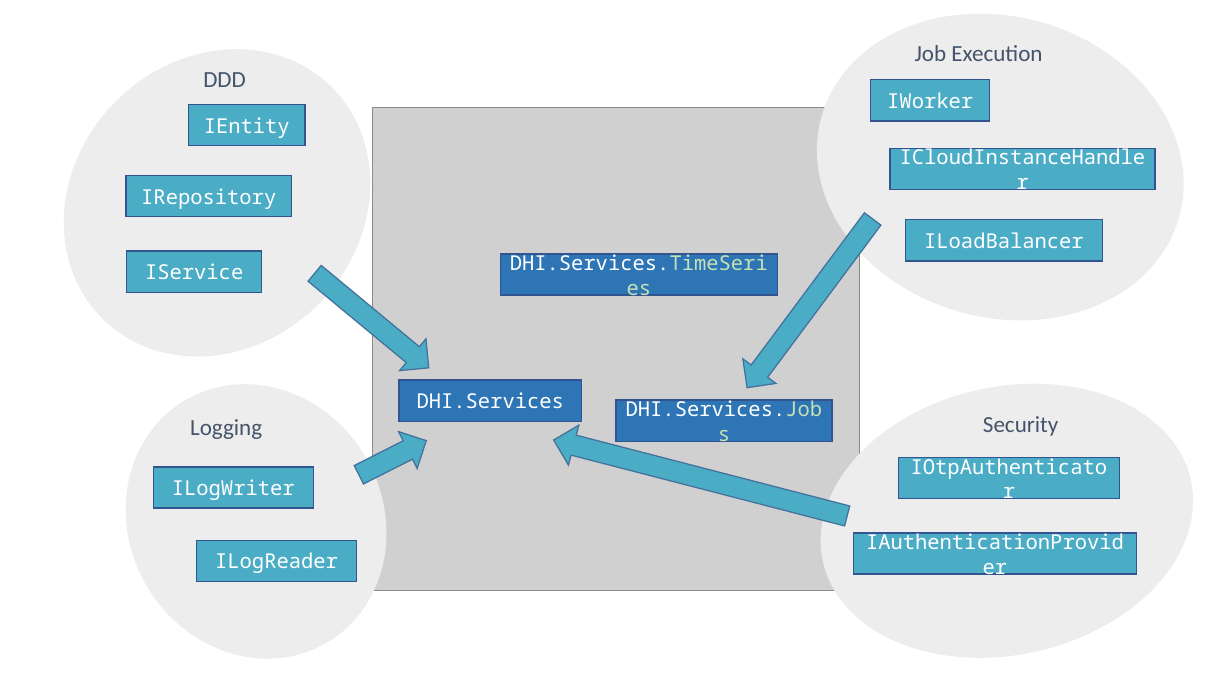
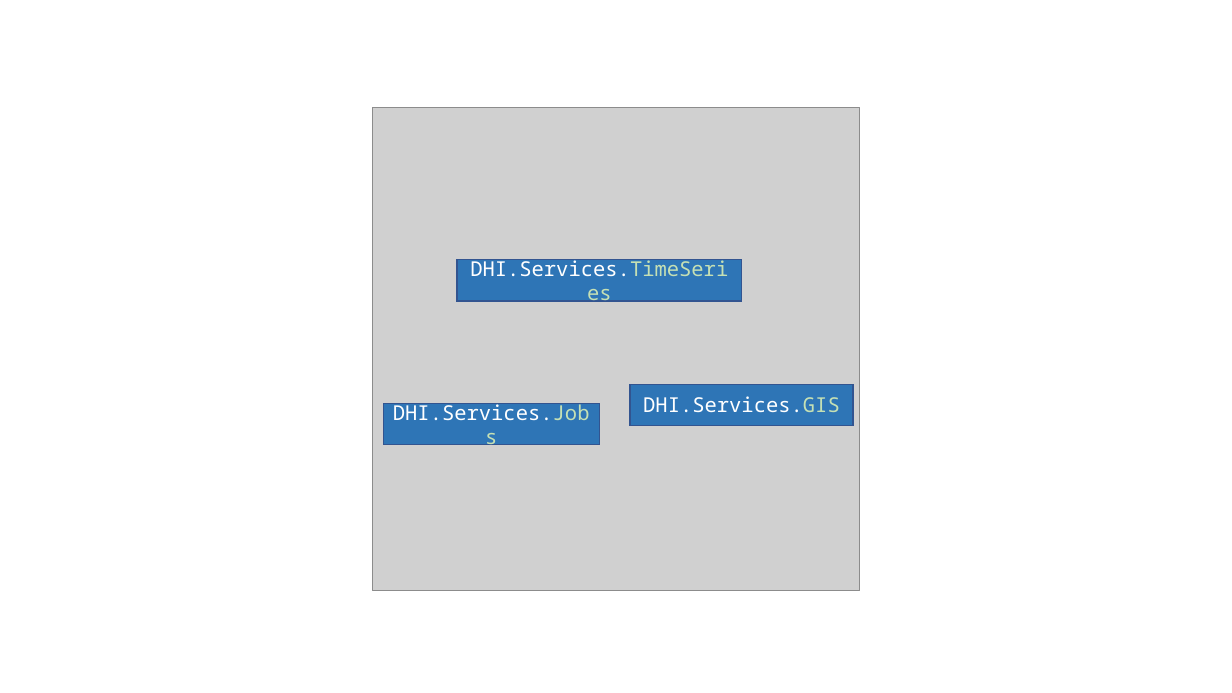
Before and after one commit to DHI/DomainServicesCourse, a slide deck: slide 19 of Presentations/DS-course-1-introduction.pptx. Drawn at 1232x693 pixels with LibreOffice and Linux fonts; fonts in the diff are those of the drawing; grey boxes stand for pictures. Boxes give left, top, right and bottom in pixels: in the first picture for what was removed or moved away, otherwise in the second. Text is boxed around its words. In the diff, an @@ line names an element or a change of style, - is before the commit and + after.

```diff
--- a/Presentations/DS-course-1-introduction.pptx
+++ b/Presentations/DS-course-1-introduction.pptx
@@ group removed at bbox=[781, 0, 1221, 363]: 3 rectangles, 1 ellipse, 1 text @@
-ICloudInstanceHandler
-ILoadBalancer
-IWorker
-Job Execution
@@ group removed at bbox=[1, 0, 434, 420]: 3 rectangles, 1 ellipse, 1 text @@
-IEntity
-IRepository
-IService
-DDD
@@ right arrow removed at bbox=[731, 207, 890, 401] @@
@@ right arrow removed at bbox=[301, 258, 442, 384] @@
@@ rectangle "DHI.Services.TimeSeries": place and size @@
-rectangle "DHI.Services.TimeSeries" at bbox=[500, 254, 777, 296]
+rectangle "DHI.Services.TimeSeries" at bbox=[457, 260, 742, 301]
@@ rectangle "DHI.Services.GIS": place and size @@
-rectangle "DHI.Services.GIS" at bbox=[399, 380, 581, 421]
+rectangle "DHI.Services.GIS" at bbox=[630, 384, 853, 426]
@@ group removed at bbox=[77, 336, 436, 693]: 2 rectangles, 1 ellipse, 1 text @@
-ILogReader
-ILogWriter
-Logging
@@ rectangle "DHI.Services.Jobs": place and size @@
-rectangle "DHI.Services.Jobs" at bbox=[616, 400, 833, 442]
+rectangle "DHI.Services.Jobs" at bbox=[384, 404, 600, 445]
@@ text in rectangle at bbox=[643, 396, 840, 412]: text changed @@
-DHI.Services
+DHI.Services.GIS
@@ group removed at bbox=[794, 350, 1220, 693]: 2 rectangles, 1 ellipse, 1 text @@
-IOtpAuthenticator
-IAuthenticationProvider
-Security
@@ right arrow removed at bbox=[350, 422, 436, 494] @@
@@ right arrow removed at bbox=[549, 420, 853, 536] @@
```
Also in this commit, not shown: 4 other slides changed, 5 slides added, 4 slides removed.
